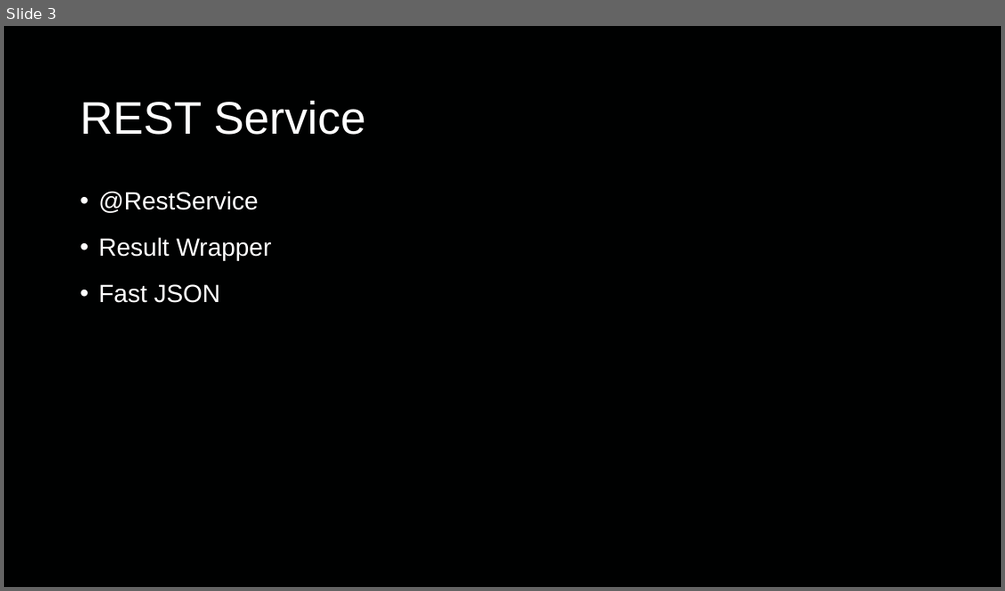
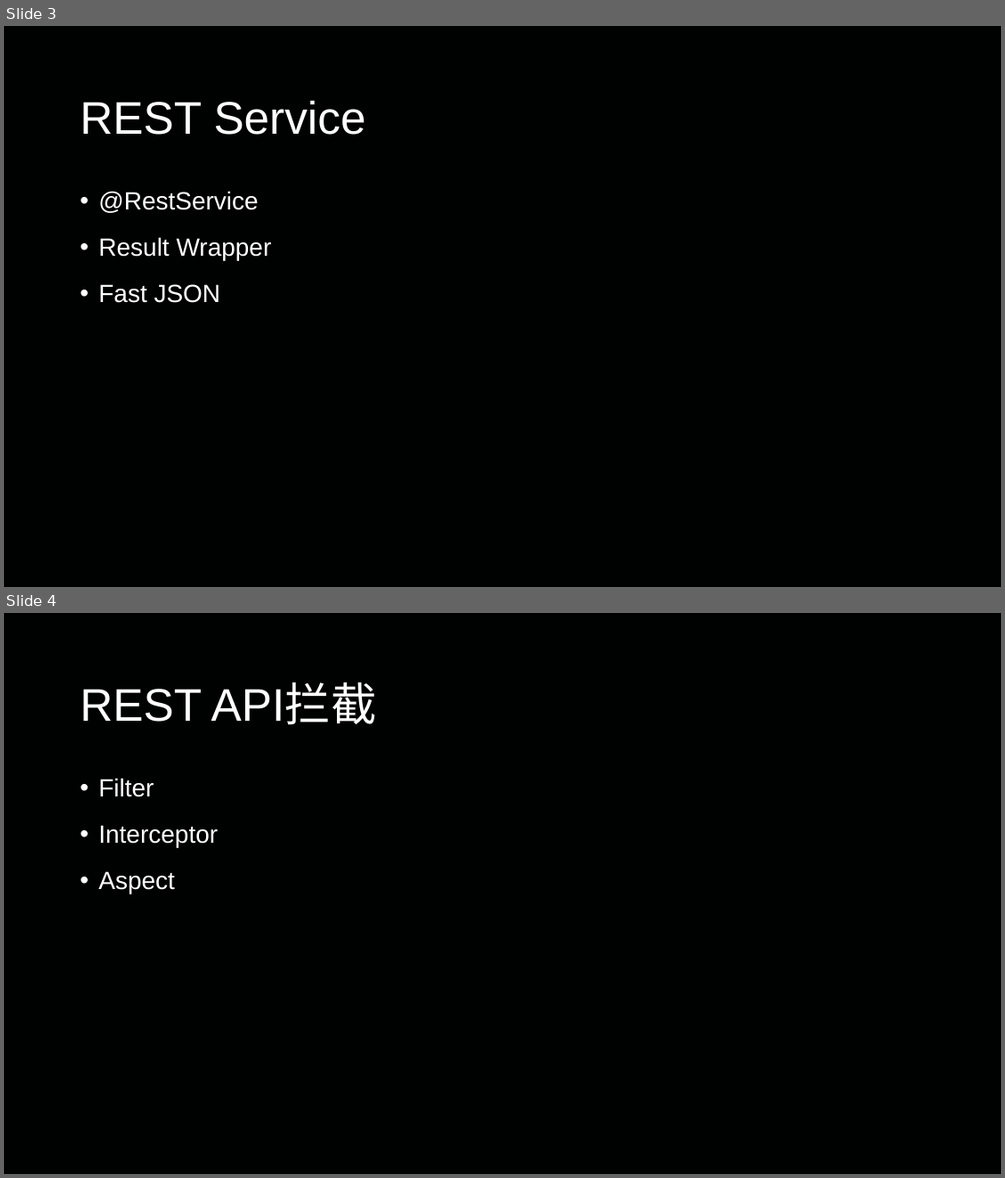
Before and after one commit to jungle0127/SpringBootLearning, a slide deck: FirstDemo/SpringBootIntroduction.pptx. Shown one above the other, each under a label of ours: slide 3 before the commit, slides 3 and 4 after it. The pictures are 1005x591 and 1005x1178 pixels, drawn with LibreOffice and Linux fonts; fonts in the diff are those of the drawing. Boxes give left, top, right and bottom in pixels: in the first picture for what was removed or moved away, otherwise in the second. Text is boxed around its words. In the diff, an @@ line names an element or a change of style, - is before the commit and + after.

```diff
--- a/FirstDemo/SpringBootIntroduction.pptx
+++ b/FirstDemo/SpringBootIntroduction.pptx
@@ slide 4 added at bbox=[4, 613, 1001, 1174], background #000101 @@
@@ title added at bbox=[80, 684, 377, 725], 44 pt, text #FFFFFF @@
+REST API拦截
@@ text added at bbox=[98, 778, 218, 893], 24 pt, text #FFFFFF @@
+• Filter
+• Interceptor
+• Aspect
```
Also in this commit, not shown: 7 other slides added, 5 other files.
